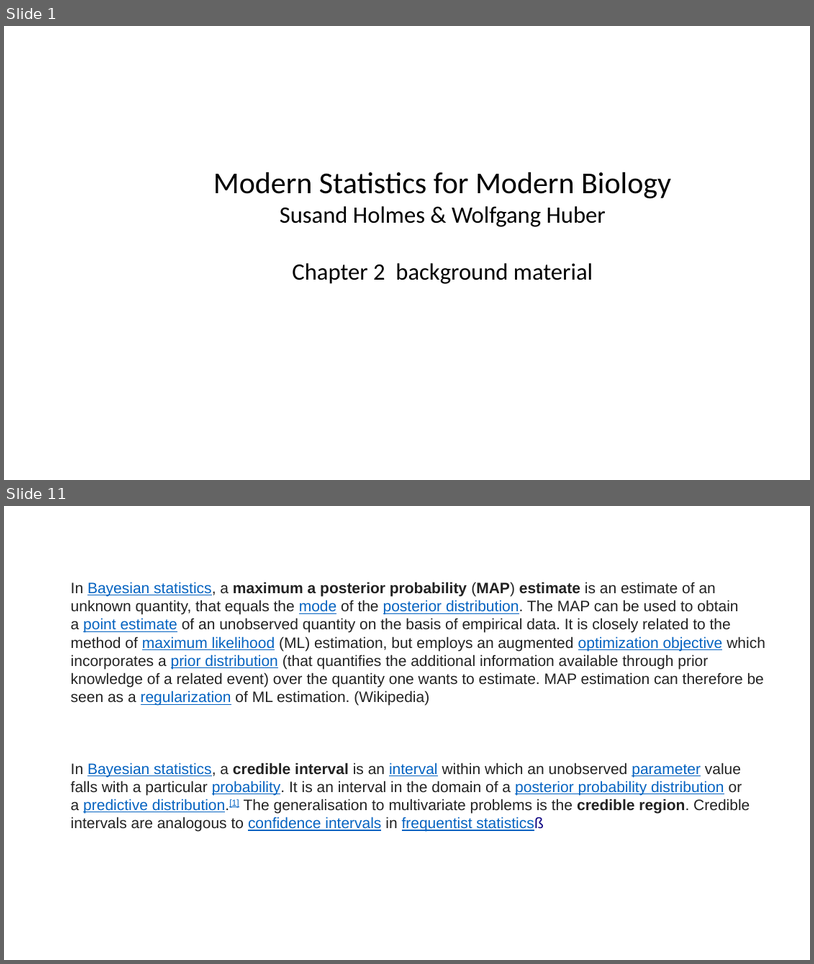
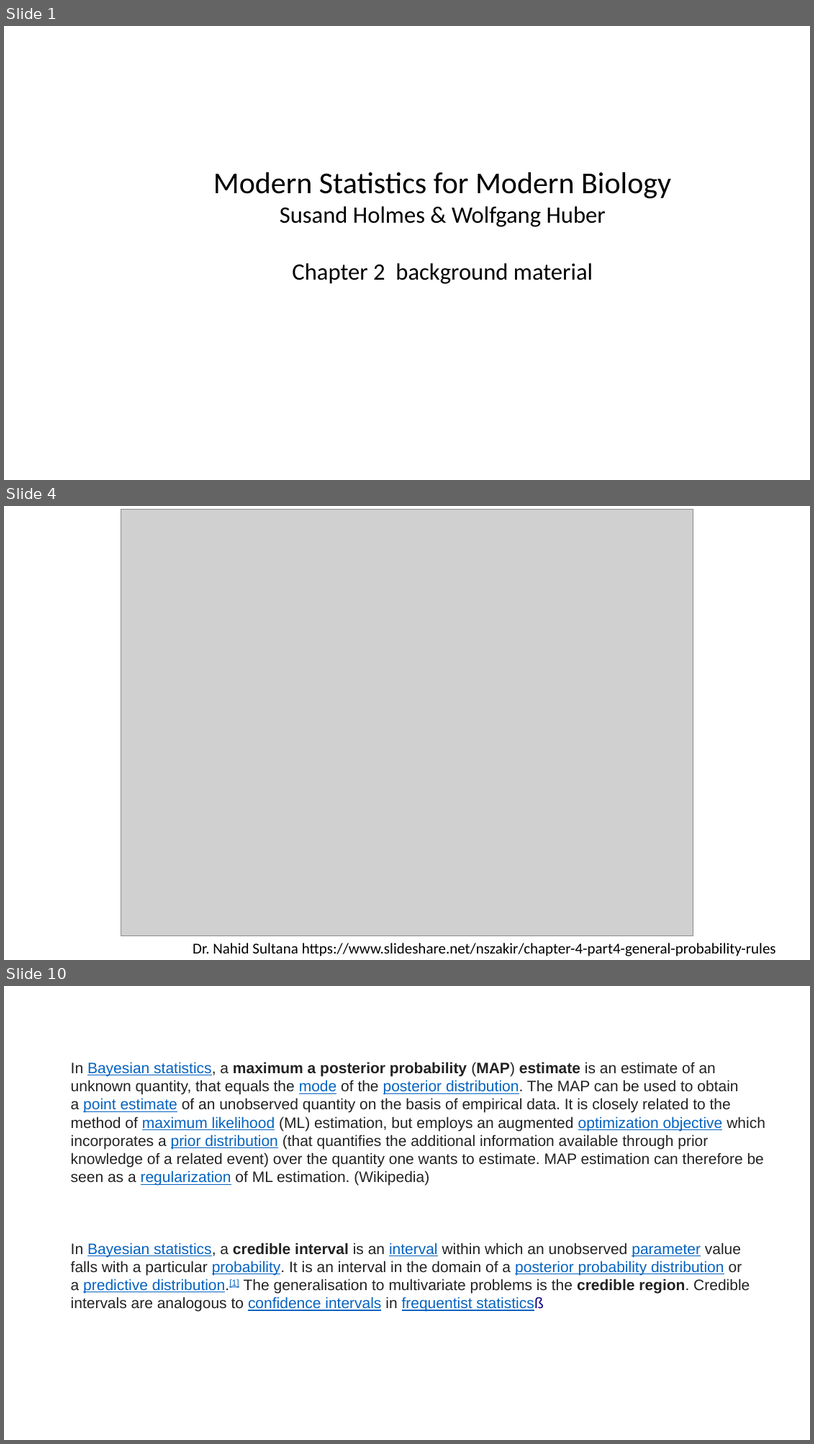
Before and after one commit to jsemple19/modernStats4biol_Holmes, a slide deck: chapter02/Chapter02.pptx. Shown one above the other, each under a label of ours: slides 1 and 11 before the commit, slides 1, 4 and 10 after it; the slides between them are not shown. The pictures are 814x964 and 814x1444 pixels, drawn with LibreOffice and Linux fonts; fonts in the diff are those of the drawing; grey boxes stand for pictures. Boxes give left, top, right and bottom in pixels: in the first picture for what was removed or moved away, otherwise in the second. Text is boxed around its words. In the diff, an @@ line names an element or a change of style, - is before the commit and + after.

Commit message:
chapter2 pptx

```diff
--- a/chapter02/Chapter02.pptx
+++ b/chapter02/Chapter02.pptx
@@ slide 4 added at bbox=[4, 506, 810, 960], background #FFFFFF @@
@@ picture added at bbox=[121, 510, 694, 936] @@
@@ text added at bbox=[193, 942, 777, 956], 18 pt, text #000000 @@
+Dr. Nahid Sultana https://www.slideshare.net/nszakir/chapter-4-part4-general-probability-rules
@@ what was slide 11 is now slide 10 @@
```
Also in this commit, not shown: 2 slides changed, 9 other slides added.
